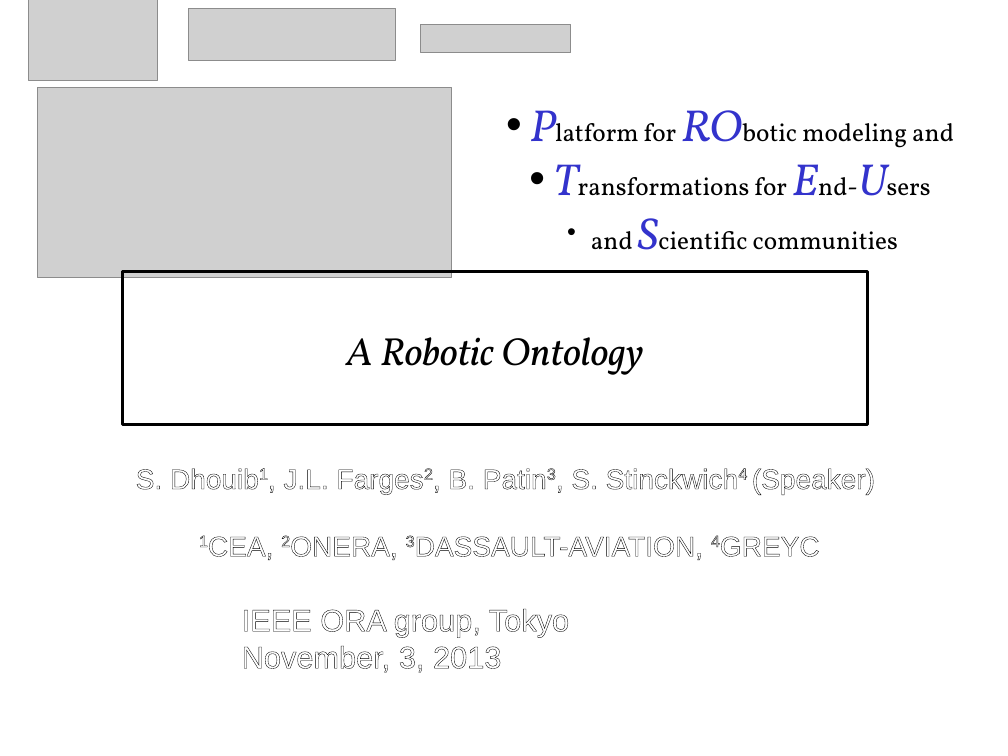
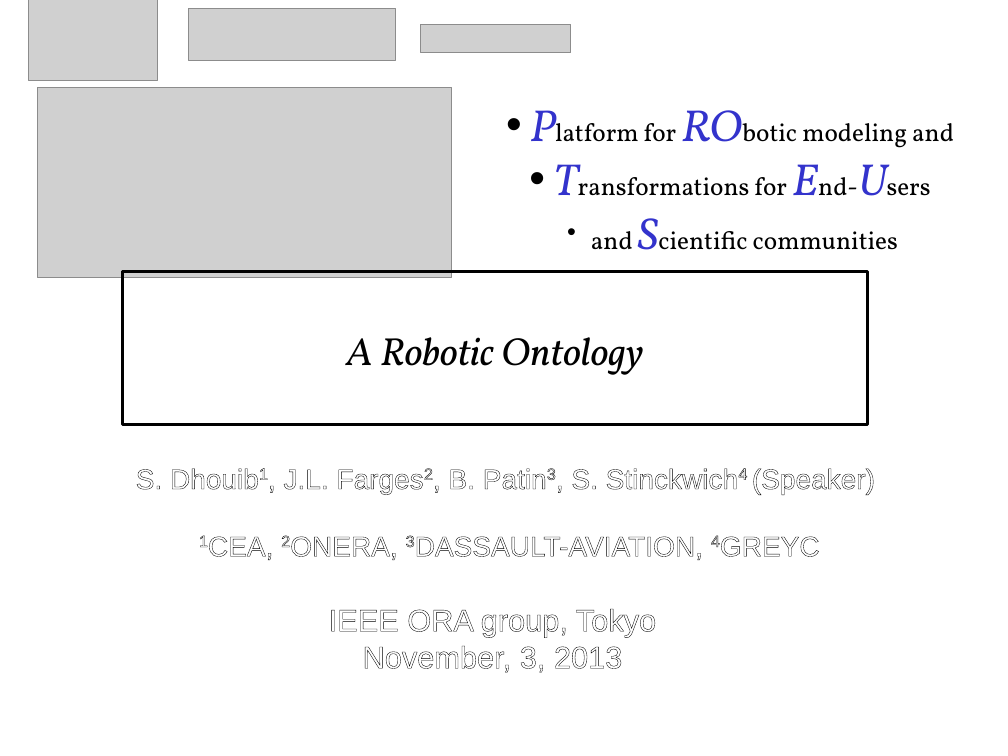
Before and after one commit to RobotML/RobotML, a slide deck: slide 1 of Ontologies/ORA/Meetings/20131103-IROS-Tokyo/R4.1.6-P5.9-ARoboticOntology.odp. Drawn at 1008x756 pixels with LibreOffice and Linux fonts; fonts in the diff are those of the drawing; grey boxes stand for pictures. Boxes give left, top, right and bottom in pixels: in the first picture for what was removed or moved away, otherwise in the second. Text is boxed around its words. In the diff, an @@ line names an element or a change of style, - is before the commit and + after.

Commit message:
work session ended presentation to IROS - ORA working group finished waiting for Serge feedback to improve work done

```diff
--- a/Ontologies/ORA/Meetings/20131103-IROS-Tokyo/R4.1.6-P5.9-ARoboticOntology.odp
+++ b/Ontologies/ORA/Meetings/20131103-IROS-Tokyo/R4.1.6-P5.9-ARoboticOntology.odp
@@ text "IEEE ORA group, Tokyo" at (329, 609, 656, 673): alignment left to centre @@
```
Also in this commit, not shown: 8 other slides changed, 4 slides added, 4 slides removed.
